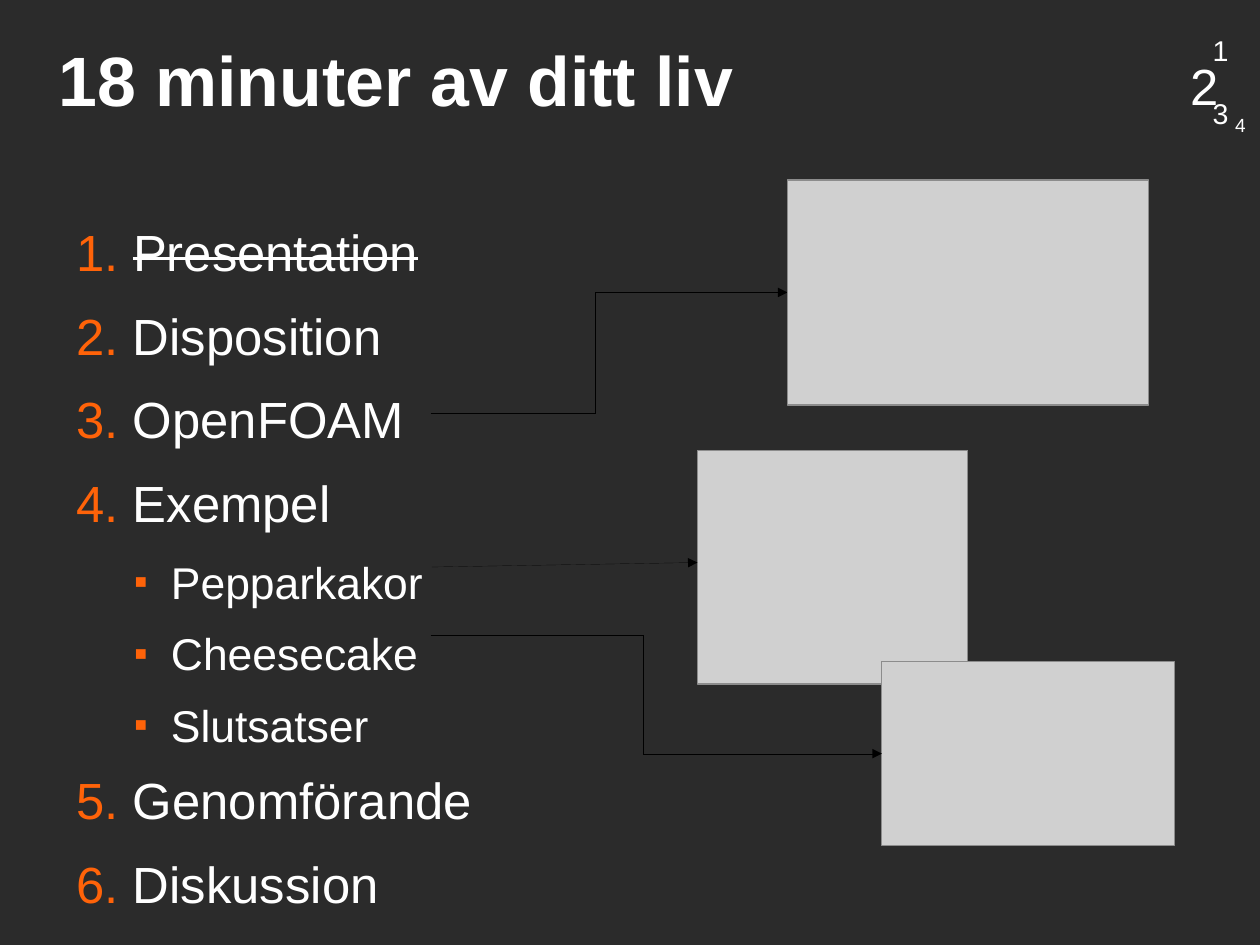
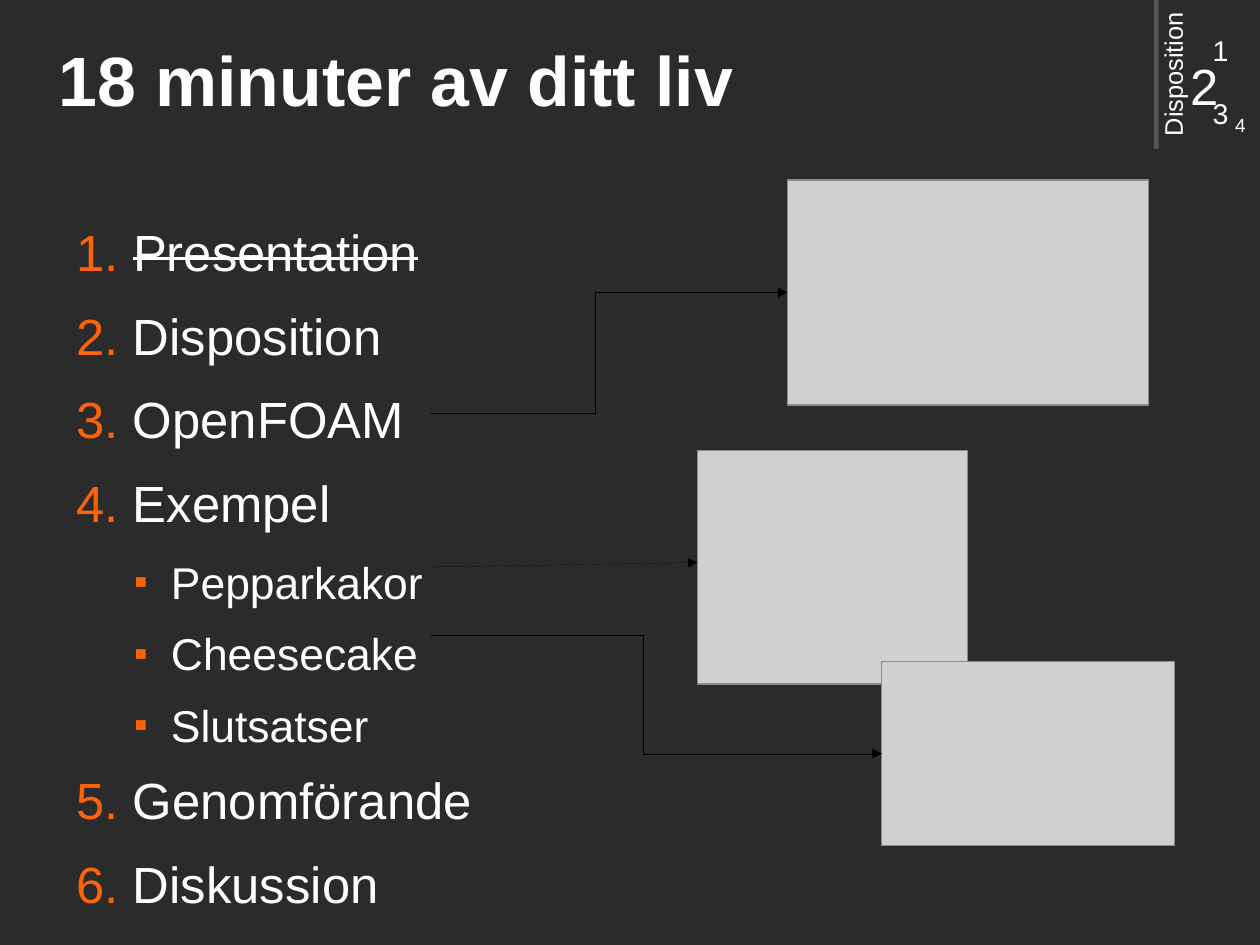
Before and after one commit to saifthe1/openfoam-openmp, a slide deck: slide 3 of presentation/pres.odp. Drawn at 1260x945 pixels with LibreOffice and Linux fonts; fonts in the diff are those of the drawing; grey boxes stand for pictures; background and template pictures are left out; a plain dark background stands for a picture behind light text. Boxes give left, top, right and bottom in pixels: in the first picture for what was removed or moved away, otherwise in the second. Text is boxed around its words. In the diff, an @@ line names an element or a change of style, - is before the commit and + after.

```diff
--- a/presentation/pres.odp
+++ b/presentation/pres.odp
@@ line added from (1157, 149) to (1157, 0), #FFFFFF 2.83 pt @@
@@ text added at (1160, 24, 1188, 132), 16 pt, text #FFFFFF @@
+Disposition
```
Also in this commit, not shown: 16 other slides changed.
